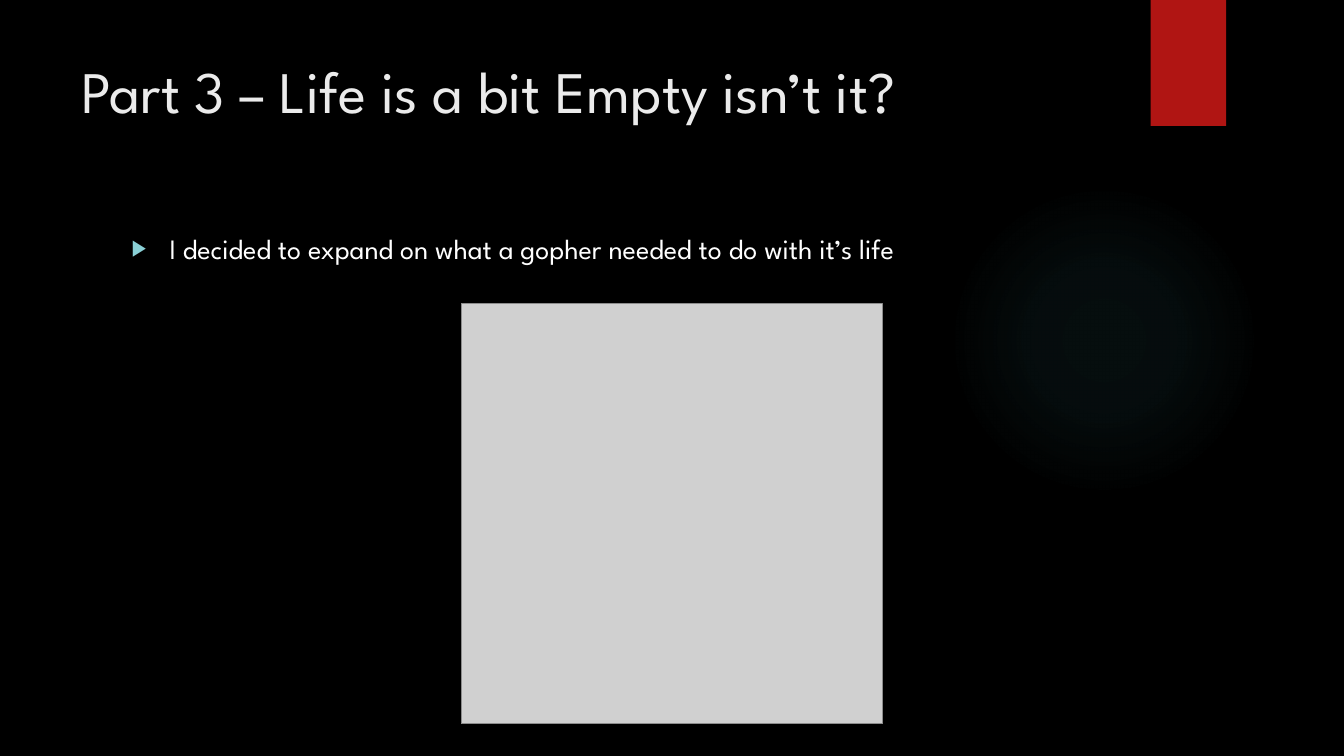
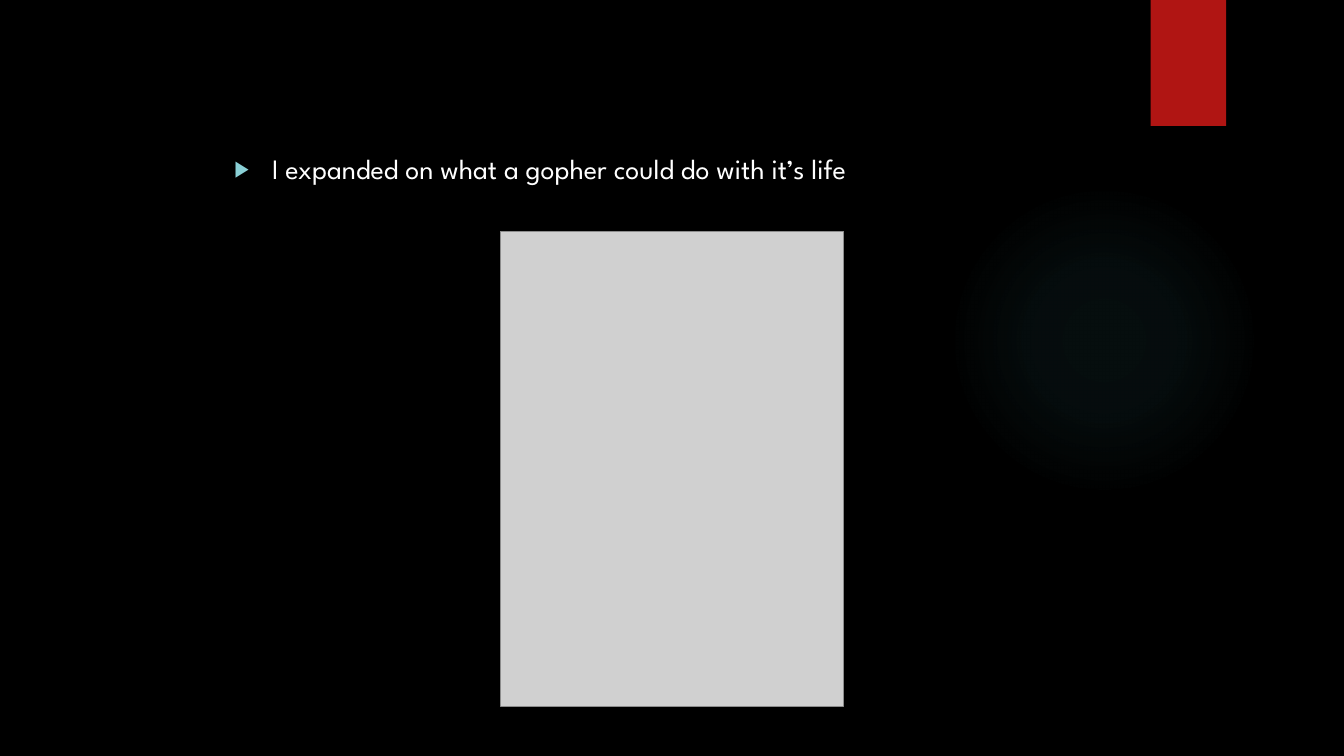
Before and after one commit to jaminologist/GopherLife, a slide deck: slide 21 of GopherLife.pptx (slide 16 before the commit). Drawn at 1344x756 pixels with LibreOffice and Linux fonts; fonts in the diff are those of the drawing; grey boxes stand for pictures; background and template pictures are left out. Boxes give left, top, right and bottom in pixels: in the first picture for what was removed or moved away, otherwise in the second. Text is boxed around its words. In the diff, an @@ line names an element or a change of style, - is before the commit and + after.

```diff
--- a/GopherLife.pptx
+++ b/GopherLife.pptx
@@ title removed at box(81, 72, 896, 126) @@
-Part 3 – Life is a bit Empty isn’t it?
@@ text at box(272, 159, 846, 185): text changed @@
-▶ I decided to expand on what a gopher needed to do with it’s life
+▶ I expanded on what a gopher could do with it’s life
@@ picture: place and size @@
-picture at box(462, 303, 883, 724)
+picture at box(500, 232, 844, 707)
```
Also in this commit, not shown: 5 other slides changed, 7 slides added, 2 other files.
